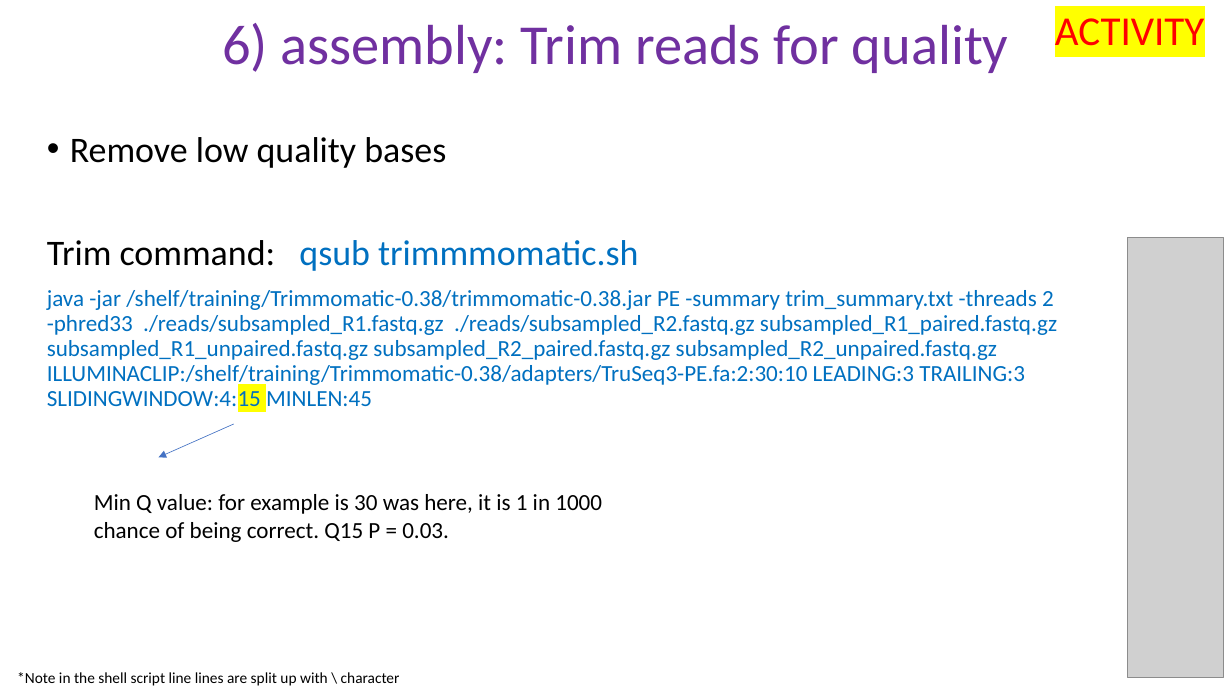
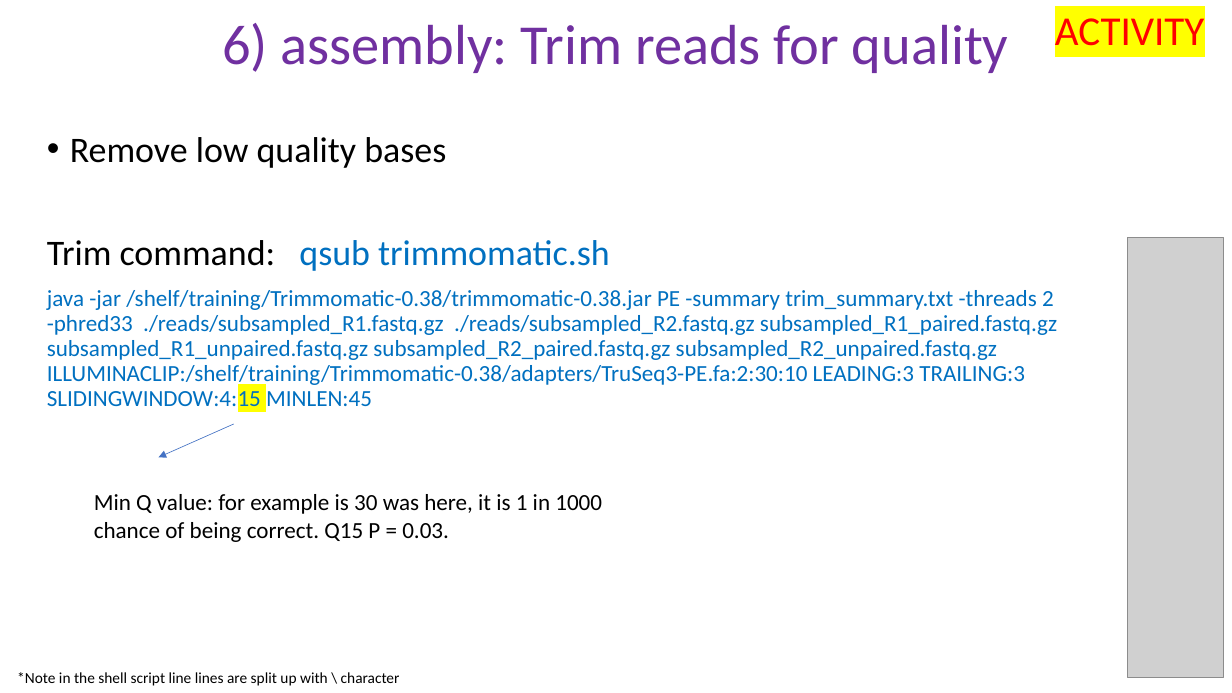
Before and after one commit to peterthorpe5/Msc_Digital_Health, a slide deck: slide 11 of powerpoint/6_assembly.pptx. Drawn at 1232x693 pixels with LibreOffice and Linux fonts; fonts in the diff are those of the drawing; grey boxes stand for pictures. Boxes give left, top, right and bottom in pixels: in the first picture for what was removed or moved away, otherwise in the second. Text is boxed around its words. In the diff, an @@ line names an element or a change of style, - is before the commit and + after.

```diff
--- a/powerpoint/6_assembly.pptx
+++ b/powerpoint/6_assembly.pptx
@@ text at box(47, 240, 610, 271): text changed @@
-Trim command: qsub trimmmomatic.sh
+Trim command: qsub trimmomatic.sh
```
Also in this commit, not shown: 1 other slide changed, 2 other files.
